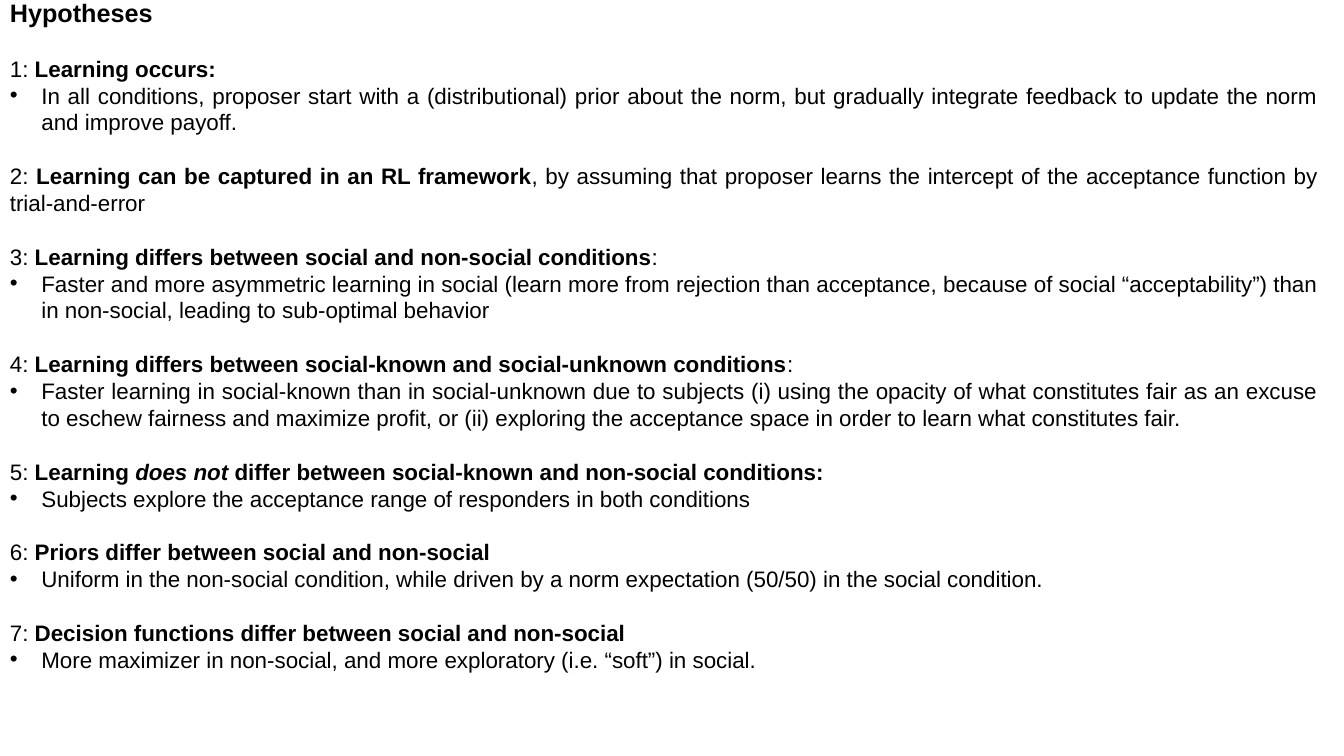
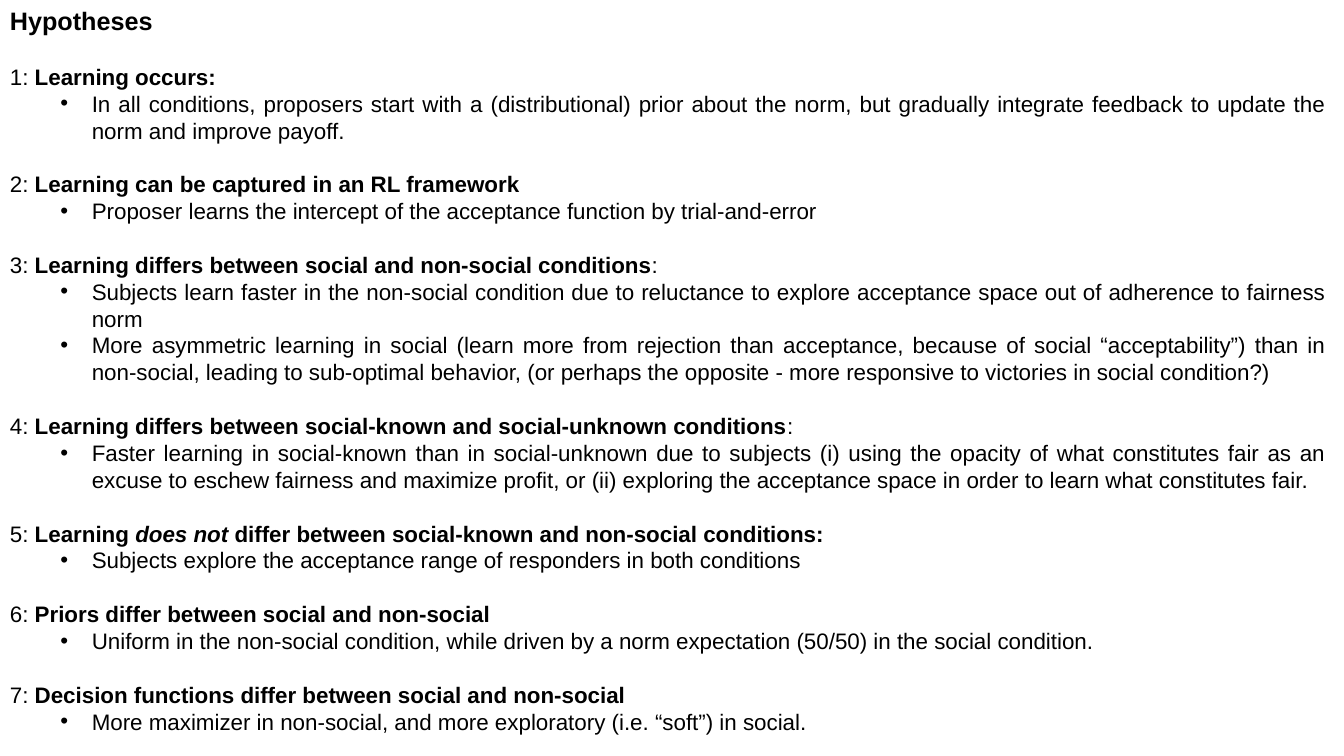
Before and after one commit to michaelrojekgiffin/RL, a slide deck: slide 18 of reports/Design_presentation_2017_10_27.pptx (slide 16 before the commit). Drawn at 1344x756 pixels with LibreOffice and Linux fonts; fonts in the diff are those of the drawing. Boxes give left, top, right and bottom in pixels: in the first picture for what was removed or moved away, otherwise in the second. Text is boxed around its words. In the diff, an @@ line names an element or a change of style, - is before the commit and + after.

Commit message:
still working on powerpoint for UG, prior est changes

```diff
--- a/reports/Design_presentation_2017_10_27.pptx
+++ b/reports/Design_presentation_2017_10_27.pptx
@@ text "Hypotheses": place and size @@
-text "Hypotheses" at [10, 3, 1318, 673]
+text "Hypotheses" at [10, 11, 1325, 735]
@@ text at [10, 95, 1325, 224]: text changed @@
-• In all conditions, proposer start with a (distributional) prior about the norm, but gradually integrate feedback to update the norm and improve payoff.
-2: Learning can be captured in an RL framework, by assuming that proposer learns the intercept of the acceptance function by trial-and-error
+  • In all conditions, proposers start with a (distributional) prior about the norm, but gradually integrate feedback to update the norm and improve payoff.
+2: Learning can be captured in an RL framework
+  • Proposer learns the intercept of the acceptance function by trial-and-error
@@ text at [92, 283, 1325, 385]: text changed @@
-• Faster and more asymmetric learning in social (learn more from rejection than acceptance, because of social “acceptability”) than in non-social, leading to sub-optimal behavior
+  • Subjects learn faster in the non-social condition due to reluctance to explore acceptance space out of adherence to fairness norm
+  • More asymmetric learning in social (learn more from rejection than acceptance, because of social “acceptability”) than in non-social, leading to sub-optimal behavior, (or perhaps the opposite - more responsive to victories in social condition?)
@@ text at [92, 444, 1325, 735]: list level 1 to 2 in "Faster learning in social-known than ..."; list level 1 to 2 in "Subjects explore the acceptance range ..."; list level 1 to 2 in "Uniform in the non-social condition, ..."; list level 1 to 2 in "More maximizer in non-social, and ..." @@
```
Also in this commit, not shown: 5 other slides changed, 4 slides added, 4 slides removed, 4 other files.
